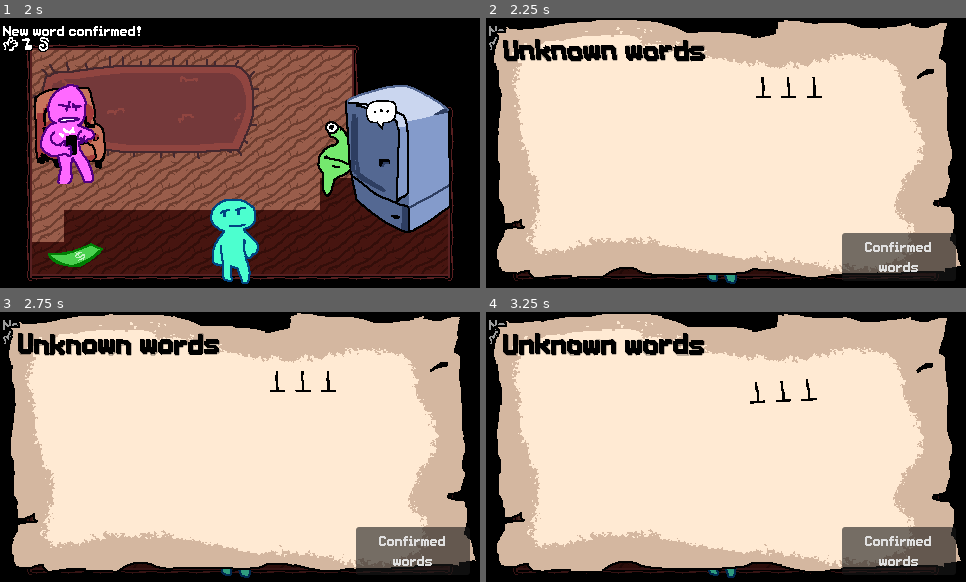
Above: before the commit, frames 1-4 (two rows, left to right).
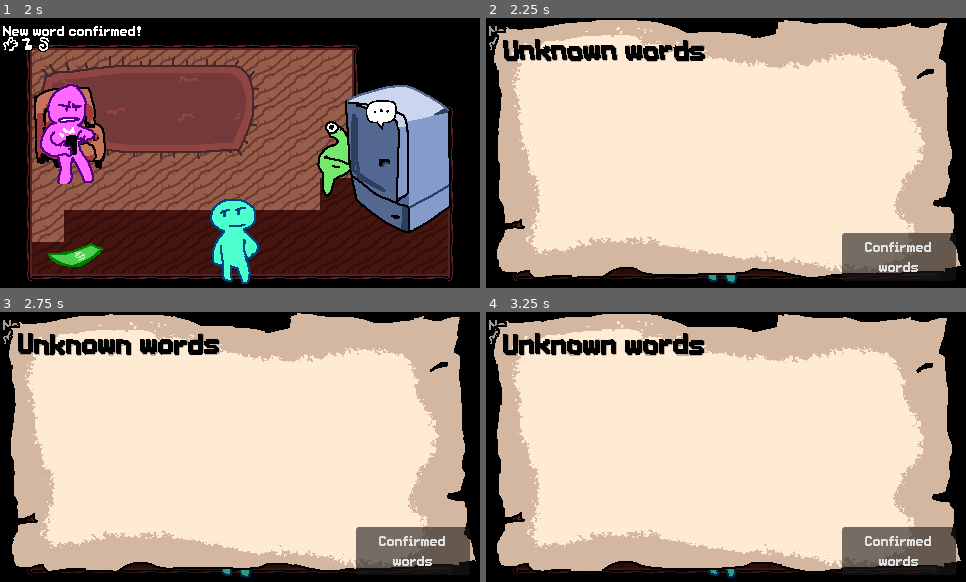
Above: after the commit, the same moments.

Repository: hryspider/GGJ-Committee-Team26
Game: Godot game, scene res://rooms/title_screen.tscn
The game is run twice, just before and just after one commit, with the same random seed, the same clock (stepped at 60 frames per second) and the same inputs.
Inputs (mouse positions are in pixels of both pictures, inside the frame that each line leads up to):
- Up to frame 1 (2 s): click "Proceed" at 0.5 s; tap Enter at 1.25 s; move the mouse to (345, 139) at 1.27 s; hold D (right) from 1.28 s (still down); click (345, 139) at 1.35 s
- Up to frame 2 (2.25 s): move the mouse to (630, 166) at 2.02 s; release D (right) at 2.03 s; hold S (down) from 2.03 s (still down); tap Q (dictionary) at 2.1 s
- Up to frame 3 (2.75 s): keep holding S (down)
- Up to frame 4 (3.25 s): move the mouse to (788, 384) at 2.77 s; release S (down) at 2.78 s; hold D (right) from 2.78 s (still down); tap E (interact) at 2.85 s

Frame 1 is identical in both runs. In frame 2, 0.2% of the frame differs, in the area x 56-70%, y 21-30%; in frame 3, 0.2%; in frame 4, 0.2%, in the area x 55-69%, y 24-35%.
Error after the commit: Invalid access to property or key 'od' on a base object of type 'Dictionary'. (res://ui/association.gd:10)

Commit message:
langauge stuff

Diff:
--- a/globals/langauge_globals.gd
+++ b/globals/langauge_globals.gd
@@ -5,33 +5,29 @@
 @onready var player_dictionary = {
 }
 
-@onready var english_to_gleep = {
-	"where":"d",
-	"me":"db",
-	"know":"od",
-	"have":"da",
-	"at":"mg",
-	"must":"a",
-	"glorp":"tf",
-	"get":"bta",
-	"near":"di",
-	"we":"dap",
-	"here":"lap",
-	"go":"ein",
-	"but":"ane",
-}
+@onready var english_to_gleep = {'where': 'd', 'me': 'tpq', 'know': 'fo', 'have': 'lsl', 'at': 'brpo', 'must': 'lhuh', 'glorp': 'qk', 'get': 'dmt', 'near': 'f', 'we': 'kre', 'here': 'orf', 'go': 'og', 'but': 'cuud', 'hello': 'qint', 'no': 't', 'job': 'scr', 'office': 'h', 'live': 'ial', 'yes': 'gtf', 'leave': 'n', 'who': 'a', 'milk': 'mpff', 'money': 'o', 'shop': 'ean', 'expletive': 'jsts', 'boss': 'jgf', 'love': 'ci', 'good': 'tfj', 'bad': 'if', 'beer': 'jib', 'wife': 'p'}
 
 var gleep_to_english = {}
 
 var mentioned_words = [
-	"mg",
-	"da",
-	"d",
-	"od",
-	"eee",
-	"tf",
-	"a"
+
 ]
+var initial_words = [
+	"where",
+	"me",
+	"know",
+	"have",
+	"at",
+	"must",
+	"glorp",
+	"get",
+	"near",
+	"we",
+	"here",
+	"go",
+	"but"
+]
+
 var confirmed_words = [
 	"d",
 	"od",
--- a/objects/speech_bubble.gd
+++ b/objects/speech_bubble.gd
@@ -17,7 +17,7 @@
 	for i in range(len(runes)):
 		if i < len(words):
 			var w = words[i]
-			runes[i].set_rune_text(LangaugeGlobals.english_to_gleep[w])
+			runes[i].set_rune_text(LangaugeGlobals.english_to_gleep.get(w, ""))
 			runes[i].set_text_overlay("")
 		else:
 			runes.pop_back().queue_free()
--- a/rooms/roomate_house.tscn
+++ b/rooms/roomate_house.tscn
@@ -11,12 +11,13 @@
 [ext_resource type="Texture2D" uid="uid://7xc8gdaju5jt" path="res://images/pinkroomie.png" id="9_vlxrc"]
 [ext_resource type="Texture2D" uid="uid://k6n7jgx8110j" path="res://images/blueroomie.png" id="10_jj6hg"]
 [ext_resource type="PackedScene" uid="uid://cxi1s7yovutcc" path="res://ui/milk_overlay.tscn" id="10_vlxrc"]
-[ext_resource type="PackedScene" path="res://ui/money_overlay.tscn" id="12_asref"]
+[ext_resource type="PackedScene" uid="uid://btm8jiydeyk7u" path="res://ui/money_overlay.tscn" id="12_asref"]
 [ext_resource type="Material" uid="uid://mnx2ug0qmck6" path="res://shaders/background_material.tres" id="12_u4kp1"]
 [ext_resource type="PackedScene" uid="uid://xkq5i27mugvc" path="res://ui/dialogmanager.tscn" id="13_aesho"]
 [ext_resource type="Texture2D" uid="uid://bd5fywco1xi42" path="res://images/ui/white_background.png" id="13_cf0wr"]
 [ext_resource type="Texture2D" uid="uid://cjbe6p8x0ecch" path="res://images/dolar.png" id="16_rxgj1"]
 [ext_resource type="PackedScene" uid="uid://b52srq1yj0mr5" path="res://ui/dictionary_manager.tscn" id="17_aesho"]
+[ext_resource type="Script" path="res://ui/dialogline.gd" id="18_rxgj1"]
 
 [sub_resource type="TileSetAtlasSource" id="TileSetAtlasSource_kiath"]
 texture = ExtResource("1_ovko6")
@@ -275,6 +276,9 @@
 "speed": 5.0
 }]
 
+[sub_resource type="Resource" id="Resource_7ofkf"]
+script = ExtResource("18_rxgj1")
+
 [node name="RoomateHouse" type="Node2D" unique_id=848884293]
 y_sort_enabled = true
 
@@ -352,6 +356,7 @@
 [node name="DictionaryManager" parent="." unique_id=925600434 instance=ExtResource("17_aesho")]
 
 [node name="DialogManager_Pink" parent="." unique_id=33405281 instance=ExtResource("13_aesho")]
+data = Array[ExtResource("18_rxgj1")]([SubResource("Resource_7ofkf")])
 
 [node name="DialogManager_Blue" parent="." unique_id=167636923 instance=ExtResource("13_aesho")]
 
--- a/shaders/pixel_jitter.gdshader
+++ b/shaders/pixel_jitter.gdshader
@@ -22,7 +22,7 @@
 
 void fragment() {
 	vec2 pixelUV = floor(UV / TEXTURE_PIXEL_SIZE) * TEXTURE_PIXEL_SIZE;
-	float steppedTime = floor(TIME * jitterrate);
+	float steppedTime = floor(TIME * jitterrate * localjitterrate);
 	//float randtime = rand(steppedTime);
 	vec2 uvOffset = vec2(
 		sin(pixelUV.y * jitterscale + 10.+ steppedTime),
